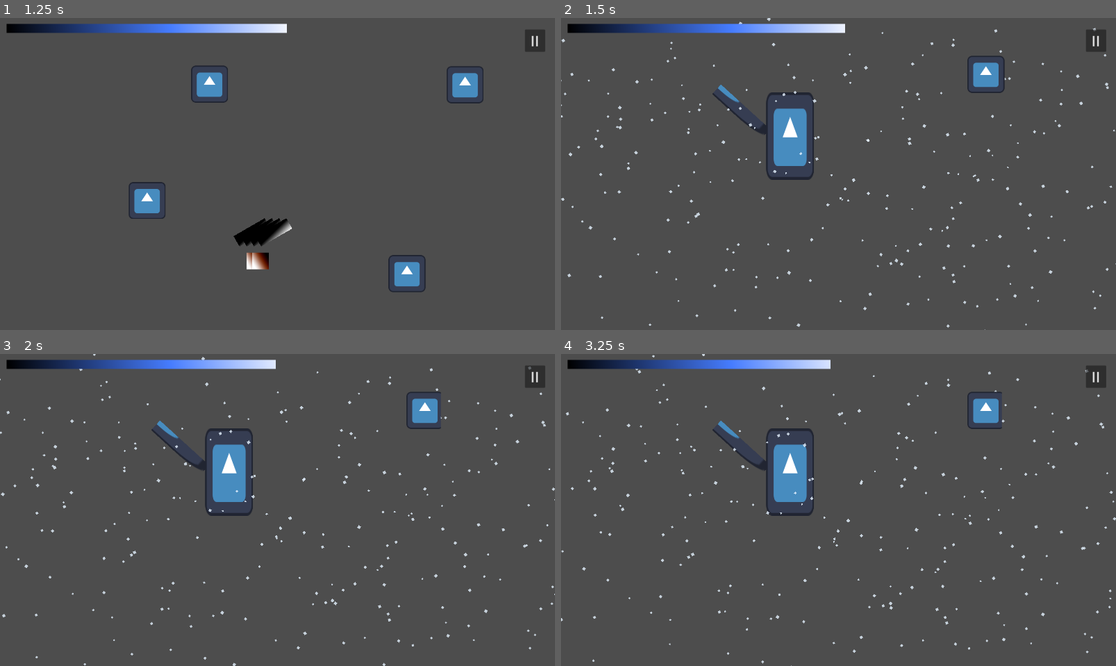
Above: before the commit, frames 1-4 (two rows, left to right).
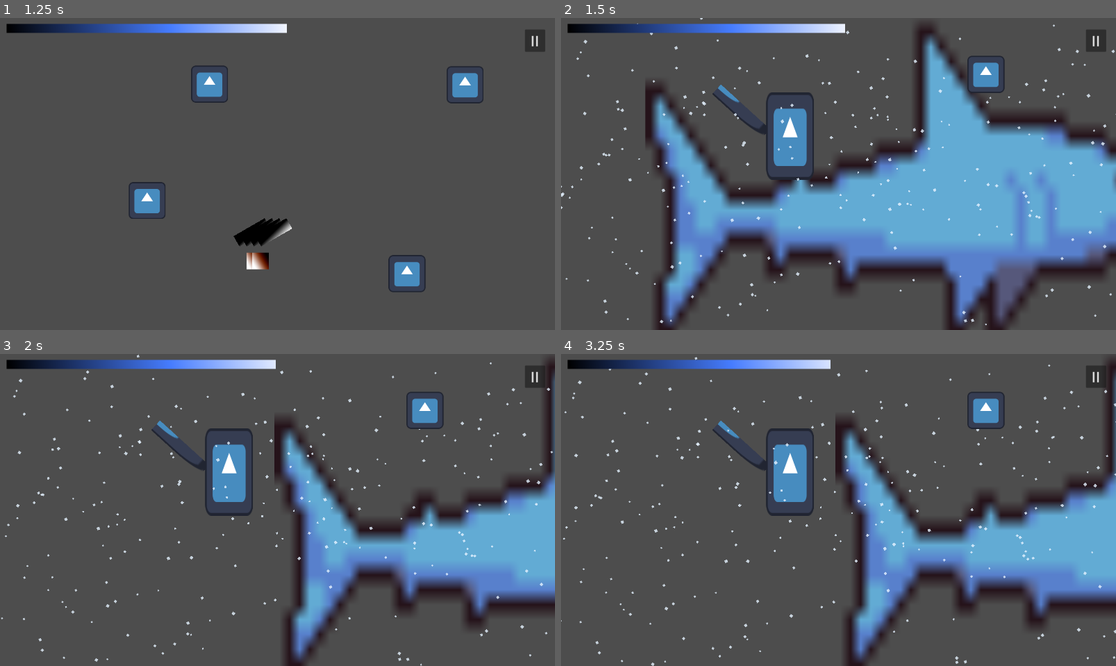
Above: after the commit, the same moments.

Repository: Inquisitor718/Casa-de-Penguin
Game: Godot game, scene res://Scenes/main_menu.tscn
Same seed, same stepped clock (60 frames per second), same inputs: the game is played once before the commit and once after it. The engine's default icon, where the game draws it, is replaced by a stand-in: a white triangle on a blue panel in a dark square.
Inputs (mouse positions are in pixels of both pictures, inside the frame that each line leads up to):
- Up to frame 1 (1.25 s): click "Play" at 0.5 s
- Up to frame 2 (1.5 s): click (966, 273) at 1.25 s
- Up to frame 3 (2 s): no input
- Up to frame 4 (3.25 s): click "II" at 2 s; click "Resume" at 2.75 s

Frame 1 is identical in both runs. In frame 2, 40% of the frame differs, in the area x 0-100%, y 0-100%; in frame 3, 20%; in frame 4, 20%.

Commit message:
Pond transition

Diff:
--- a/casa-de-penguin/Pond.gd
+++ b/casa-de-penguin/Pond.gd
@@ -9,10 +9,10 @@
 @export var decay_factor := 2
 @export var grace_time := 0.12
 @export var grace_multiplier := 0.3
-@onready var snowfall: GPUParticles2D = $Snowfall
 
 var IsFish := false
 var decay_block_time := 0.0
+@onready var snowfall: GPUParticles2D = $Snowfall
 
 @onready var timer = $Timer
 @onready var progress_bar = $Camera2D/CanvasLayer/TextureProgressBar
@@ -21,9 +21,9 @@
 
 
 func _ready() -> void:
-	start_fishing_loop()
 	snowfall.preprocess = 100
 	snowfall.emitting = true
+	start_fishing_loop()
 
 func start_fishing_loop() -> void:
 	while true:
@@ -77,4 +77,4 @@
 
 
 func _on_timer_timeout() -> void:
-	get_tree().change_scene_to_packed(home)
+	get_tree().change_scene_to_file("res://Scenes/pond_to_home_trans.tscn")
--- /dev/null
+++ b/casa-de-penguin/Scenes/home_to_pond_trans.tscn
@@ -0,0 +1,54 @@
+[gd_scene load_steps=6 format=3 uid="uid://dt5wd4et426ag"]
+
+[ext_resource type="Script" uid="uid://bic8wabcv4kn3" path="res://home_to_pond_trans.gd" id="1_r7ldf"]
+[ext_resource type="Texture2D" uid="uid://dlwyjfr7cjyqj" path="res://assets/6.png" id="3_vcff2"]
+[ext_resource type="PackedScene" uid="uid://dpadm7edd2eb0" path="res://BekarPond.tscn" id="4_kax4l"]
+[ext_resource type="PackedScene" uid="uid://1v76j3t52gdp" path="res://home.tscn" id="4_r7ldf"]
+
+[sub_resource type="ParticleProcessMaterial" id="ParticleProcessMaterial_r7ldf"]
+particle_flag_disable_z = true
+emission_shape = 3
+emission_box_extents = Vector3(600, 10, 1)
+angle_min = 200.00002
+angle_max = 240.00002
+spread = 20.0
+initial_velocity_min = 40.0
+initial_velocity_max = 40.0
+gravity = Vector3(-150, 120, 0)
+linear_accel_min = -120.0
+linear_accel_max = -60.0
+scale_min = 5.0
+scale_max = 10.0
+color = Color(0.8980392, 0.9490196, 1, 0.8)
+turbulence_enabled = true
+turbulence_noise_strength = 20.0
+turbulence_noise_scale = 2.5
+turbulence_noise_speed_random = 0.8
+
+[node name="Home_to_pond_trans" type="Node2D"]
+script = ExtResource("1_r7ldf")
+
+[node name="macchi" type="Sprite2D" parent="."]
+position = Vector2(-960.9995, 543)
+scale = Vector2(34.64545, 51.41666)
+texture = ExtResource("3_vcff2")
+region_enabled = true
+region_rect = Rect2(0, 0, 55.228973, 21.974407)
+
+[node name="Node2D" parent="." instance=ExtResource("4_kax4l")]
+position = Vector2(-1914, 3)
+script = null
+
+[node name="Camera2D" type="Camera2D" parent="."]
+position = Vector2(961, 539)
+
+[node name="Home" parent="." instance=ExtResource("4_r7ldf")]
+position = Vector2(-3, 3)
+script = null
+
+[node name="Snowfall" type="GPUParticles2D" parent="."]
+position = Vector2(-534.00006, 84.000015)
+scale = Vector2(-3.5452309, -14.5164385)
+amount = 600
+lifetime = 50.0
+process_material = SubResource("ParticleProcessMaterial_r7ldf")
--- /dev/null
+++ b/casa-de-penguin/Scenes/pond_to_home_trans.tscn
@@ -0,0 +1,54 @@
+[gd_scene load_steps=6 format=3 uid="uid://drj32ym01lgm1"]
+
+[ext_resource type="Script" uid="uid://c77g00qmos1ln" path="res://pond_to_home_trans.gd" id="1_2o0yi"]
+[ext_resource type="Texture2D" uid="uid://dlwyjfr7cjyqj" path="res://assets/6.png" id="2_tm8vv"]
+[ext_resource type="PackedScene" uid="uid://dpadm7edd2eb0" path="res://BekarPond.tscn" id="3_vphbm"]
+[ext_resource type="PackedScene" uid="uid://1v76j3t52gdp" path="res://home.tscn" id="4_xr1om"]
+
+[sub_resource type="ParticleProcessMaterial" id="ParticleProcessMaterial_y5h7g"]
+particle_flag_disable_z = true
+emission_shape = 3
+emission_box_extents = Vector3(600, 10, 1)
+angle_min = 200.00002
+angle_max = 240.00002
+spread = 20.0
+initial_velocity_min = 40.0
+initial_velocity_max = 40.0
+gravity = Vector3(-150, 120, 0)
+linear_accel_min = -120.0
+linear_accel_max = -60.0
+scale_min = 5.0
+scale_max = 10.0
+color = Color(0.8980392, 0.9490196, 1, 0.8)
+turbulence_enabled = true
+turbulence_noise_strength = 20.0
+turbulence_noise_scale = 2.5
+turbulence_noise_speed_random = 0.8
+
+[node name="pond_to_home_trans" type="Node2D"]
+script = ExtResource("1_2o0yi")
+
+[node name="macchi" type="Sprite2D" parent="."]
+position = Vector2(949.9999, 536)
+scale = Vector2(34.64545, 51.41666)
+texture = ExtResource("2_tm8vv")
+region_enabled = true
+region_rect = Rect2(0, 0, 55.228973, 21.974407)
+
+[node name="Node2D" parent="." instance=ExtResource("3_vphbm")]
+position = Vector2(-1914, 3)
+script = null
+
+[node name="Camera2D" type="Camera2D" parent="."]
+position = Vector2(961, 539)
+
+[node name="Home" parent="." instance=ExtResource("4_xr1om")]
+position = Vector2(-3, 3)
+script = null
+
+[node name="Snowfall" type="GPUParticles2D" parent="."]
+position = Vector2(-513, 84)
+scale = Vector2(-3.5452309, -14.5164385)
+amount = 600
+lifetime = 50.0
+process_material = SubResource("ParticleProcessMaterial_y5h7g")
--- a/casa-de-penguin/home.gd
+++ b/casa-de-penguin/home.gd
@@ -1,10 +1,12 @@
 extends Node2D
 @onready var camera_2d: Camera2D = $Camera2D
 @onready var snowman_button: TextureButton = $"Snowman Button"
+@onready var snowfall: GPUParticles2D = $Snowfall
 
 @onready var progress_bar = $CanvasLayer/TextureProgressBar
 @onready var table: Marker2D = $table
 @onready var table_coco: Marker2D = $table_coco
+@onready var macchi: Sprite2D = $macchi
 
 @export var fish_scene: PackedScene
 @export var hot_choco: PackedScene
@@ -106,8 +108,7 @@
 
 
 func _on_pond_button_pressed() -> void:
-	get_tree().change_scene_to_file("res://Scenes/Pond.tscn")
-
+	get_tree().change_scene_to_file("res://Scenes/home_to_pond_trans.tscn")
 
 func _on_fireplace_pressed() -> void:
 	get_tree().change_scene_to_file("res://Scenes/fire_place.tscn")
--- a/casa-de-penguin/home.tscn
+++ b/casa-de-penguin/home.tscn
@@ -22,6 +22,7 @@
 offset_right = 1713.0
 offset_bottom = 315.0
 texture_normal = ExtResource("3_o1ld7")
+metadata/_edit_use_anchors_ = true
 
 [node name="Pond Button" type="TextureButton" parent="."]
 offset_left = 1347.0
@@ -29,6 +30,7 @@
 offset_right = 1475.0
 offset_bottom = 951.0
 texture_normal = ExtResource("3_o1ld7")
+metadata/_edit_use_anchors_ = true
 
 [node name="Fireplace" type="TextureButton" parent="."]
 offset_left = 664.0
@@ -36,6 +38,7 @@
 offset_right = 792.0
 offset_bottom = 309.0
 texture_normal = ExtResource("3_o1ld7")
+metadata/_edit_use_anchors_ = true
 
 [node name="Kitchen" type="TextureButton" parent="."]
 offset_left = 448.0
@@ -43,6 +46,7 @@
 offset_right = 576.0
 offset_bottom = 701.0
 texture_normal = ExtResource("3_o1ld7")
+metadata/_edit_use_anchors_ = true
 
 [node name="table" type="Marker2D" parent="."]
 position = Vector2(875, 744)
--- /dev/null
+++ b/casa-de-penguin/home_to_pond_trans.gd
@@ -0,0 +1,42 @@
+extends Node2D
+@onready var macchi: Sprite2D = $macchi
+@onready var camera_2d: Camera2D = $Camera2D
+@onready var snowfall: GPUParticles2D = $Snowfall
+
+
+# Called when the node enters the scene tree for the first time.
+func _ready() -> void:
+	snowfall.preprocess = 96
+	snowfall.emitting = true
+	await get_tree().process_frame
+	await get_tree().process_frame
+	macchi.global_position=Vector2(-951,546)
+	var tween_pond :=create_tween()
+	tween_pond.tween_property(
+		macchi,
+		"global_position",
+		Vector2(-11,541),
+		0.5
+	).set_trans(Tween.TRANS_LINEAR)
+	await tween_pond.finished
+	var tween_camera :=create_tween()
+	tween_camera.tween_property(
+		camera_2d,
+		"global_position",
+		Vector2(-961,542),
+		1
+	).set_trans(Tween.TRANS_LINEAR)
+	await tween_camera.finished
+	var tween_pond2 :=create_tween()
+	tween_pond2.tween_property(
+		macchi,
+		"global_position",
+		Vector2(955,541),
+		0.5
+	).set_trans(Tween.TRANS_LINEAR)
+	await tween_pond2.finished
+	get_tree().change_scene_to_file("res://Scenes/Pond.tscn")
+
+# Called every frame. 'delta' is the elapsed time since the previous frame.
+func _process(delta: float) -> void:
+	pass
--- /dev/null
+++ b/casa-de-penguin/pond_to_home_trans.gd
@@ -0,0 +1,44 @@
+extends Node2D
+@onready var macchi: Sprite2D = $macchi
+@onready var camera_2d: Camera2D = $Camera2D
+@onready var snowfall: GPUParticles2D = $Snowfall
+
+
+# Called when the node enters the scene tree for the first time.
+func _ready() -> void:
+	$macchi.flip_h = true
+	snowfall.preprocess = 96
+	snowfall.emitting = true
+	await get_tree().process_frame
+	await get_tree().process_frame
+	macchi.global_position=Vector2(951,546)
+	camera_2d.global_position=Vector2(-961,542)
+	var tween_pond :=create_tween()
+	tween_pond.tween_property(
+		macchi,
+		"global_position",
+		Vector2(-11,541),
+		0.5
+	).set_trans(Tween.TRANS_LINEAR)
+	await tween_pond.finished
+	var tween_camera :=create_tween()
+	tween_camera.tween_property(
+		camera_2d,
+		"global_position",
+		Vector2(961,542),
+		1
+	).set_trans(Tween.TRANS_LINEAR)
+	await tween_camera.finished
+	var tween_pond2 :=create_tween()
+	tween_pond2.tween_property(
+		macchi,
+		"global_position",
+		Vector2(-951,546),
+		0.5
+	).set_trans(Tween.TRANS_LINEAR)
+	await tween_pond2.finished
+	get_tree().change_scene_to_file("res://home.tscn")
+
+# Called every frame. 'delta' is the elapsed time since the previous frame.
+func _process(delta: float) -> void:
+	pass
Binary file added: casa-de-penguin/assets/6.png
Not shown, added: casa-de-penguin/assets/6.png.import
Not shown: 2 places in casa-de-penguin/home.tscn that only renumber resources
Not shown, added: casa-de-penguin/home_to_pond_trans.gd.uid
Not shown, added: casa-de-penguin/pond_to_home_trans.gd.uid
